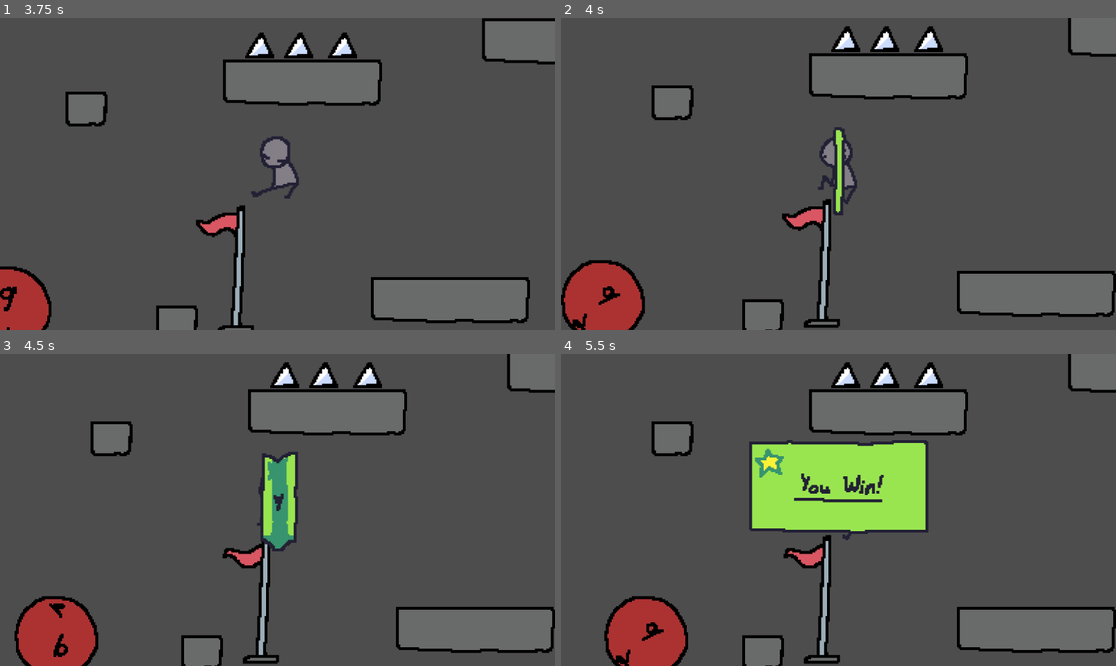
Above: before the commit, frames 1-4 (two rows, left to right).
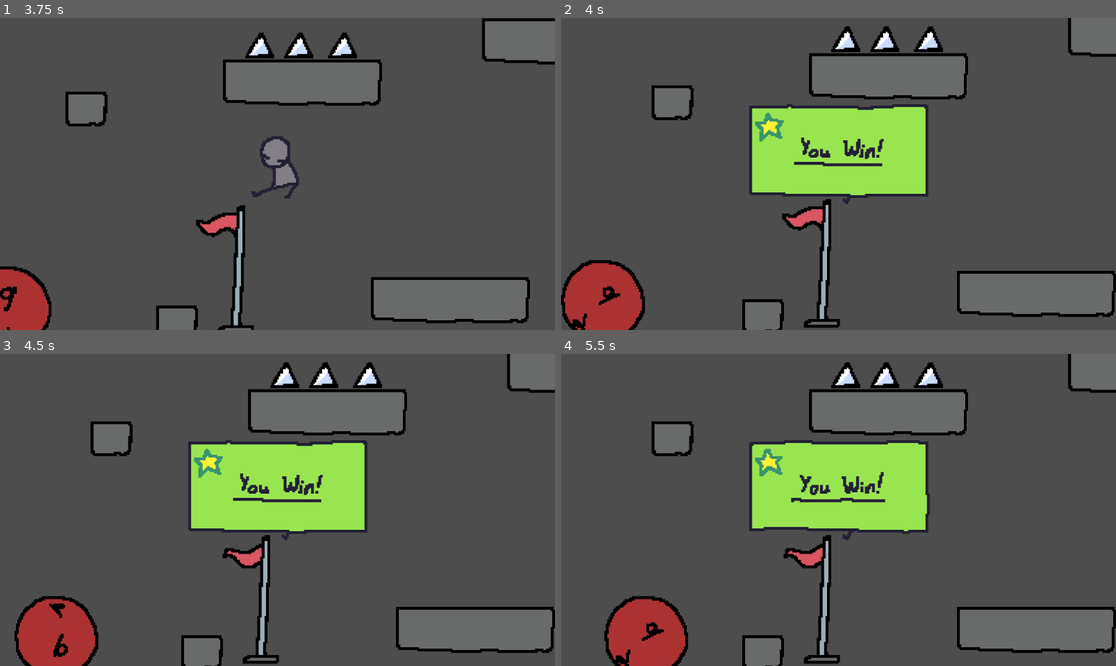
Above: after the commit, the same moments.

Repository: Helia8/platform
Game: Godot game, scene res://scenes/Level/Level1.tscn
Same seed, same stepped clock (60 frames per second), same inputs: the game is played once before the commit and once after it.
Inputs:
- Up to frame 1 (3.75 s): tap Enter (ui_accept) at 0.5, 0.77, 1.52, 3.02 s; hold Right (ui_right) 0.53-2.03 s; hold Left (ui_left) from 2.03 s (still down)
- Up to frame 2 (4 s): keep holding Left (ui_left); tap Enter (ui_accept) at 3.77 s
- Up to frame 3 (4.5 s): release Left (ui_left) at 4.28 s; hold Right (ui_right) from 4.28 s (still down)
- Up to frame 4 (5.5 s): keep holding Right (ui_right); tap Enter (ui_accept) at 4.52 s

Frame 1 is identical in both runs. In frame 2, 9.3% of the frame differs, in the area x 33-67%, y 27-64%; in frame 3, 9.2%; in frame 4, 0.7%.

Commit message:
Auto stash before merge of "main" and "origin/main"

Diff:
--- a/scenes/WinScreen.tscn
+++ b/scenes/WinScreen.tscn
@@ -11,6 +11,17 @@
 
 [sub_resource type="SpriteFrames" id="SpriteFrames_s66xi"]
 animations = [{
+"frames": [{
+"duration": 1.0,
+"texture": ExtResource("7_s06e1")
+}, {
+"duration": 1.0,
+"texture": ExtResource("6_eog5u")
+}],
+"loop": true,
+"name": &"idle",
+"speed": 5.0
+}, {
 "frames": [{
 "duration": 1.0,
 "texture": ExtResource("1_tad7g")
@@ -34,7 +45,7 @@
 "texture": ExtResource("7_s06e1")
 }],
 "loop": false,
-"name": &"default",
+"name": &"start",
 "speed": 5.0
 }, {
 "frames": [{
@@ -54,5 +65,4 @@
 
 [node name="WinScreenAnimation" type="AnimatedSprite2D" parent="." unique_id=1300388141]
 sprite_frames = SubResource("SpriteFrames_s66xi")
-animation = &"idle"
-frame_progress = 0.67313784
+animation = &"start"
